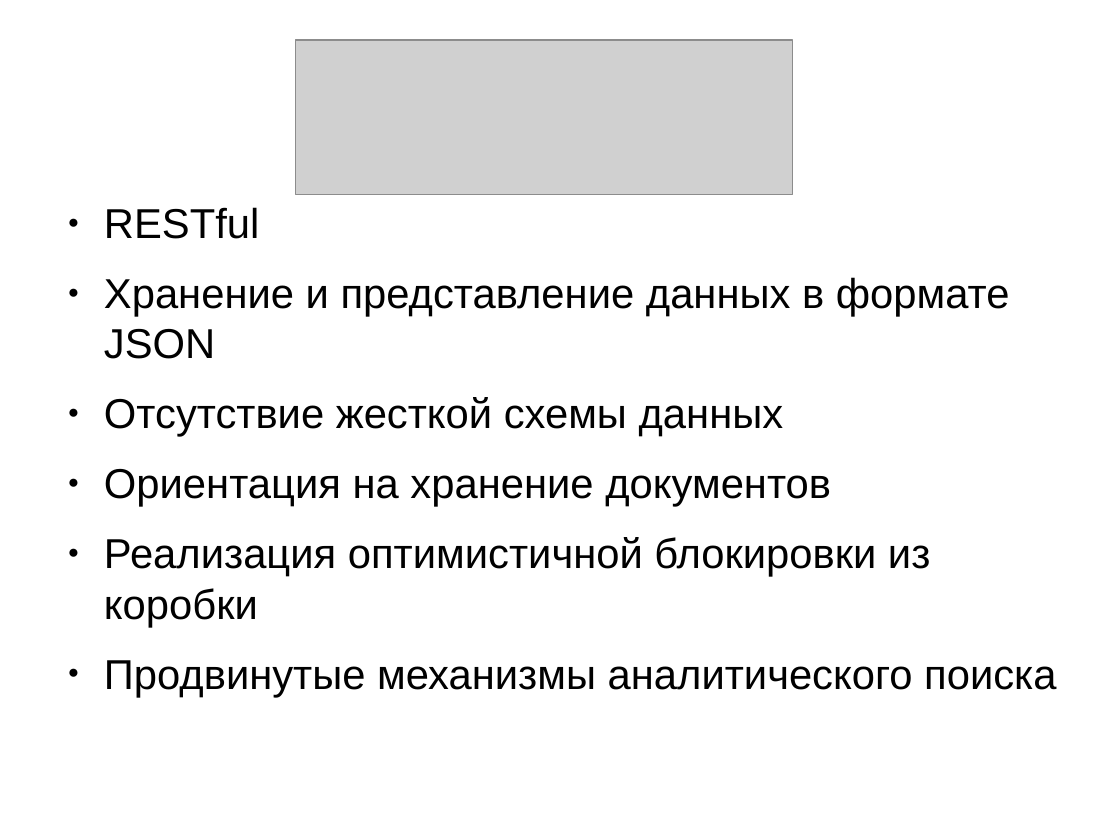
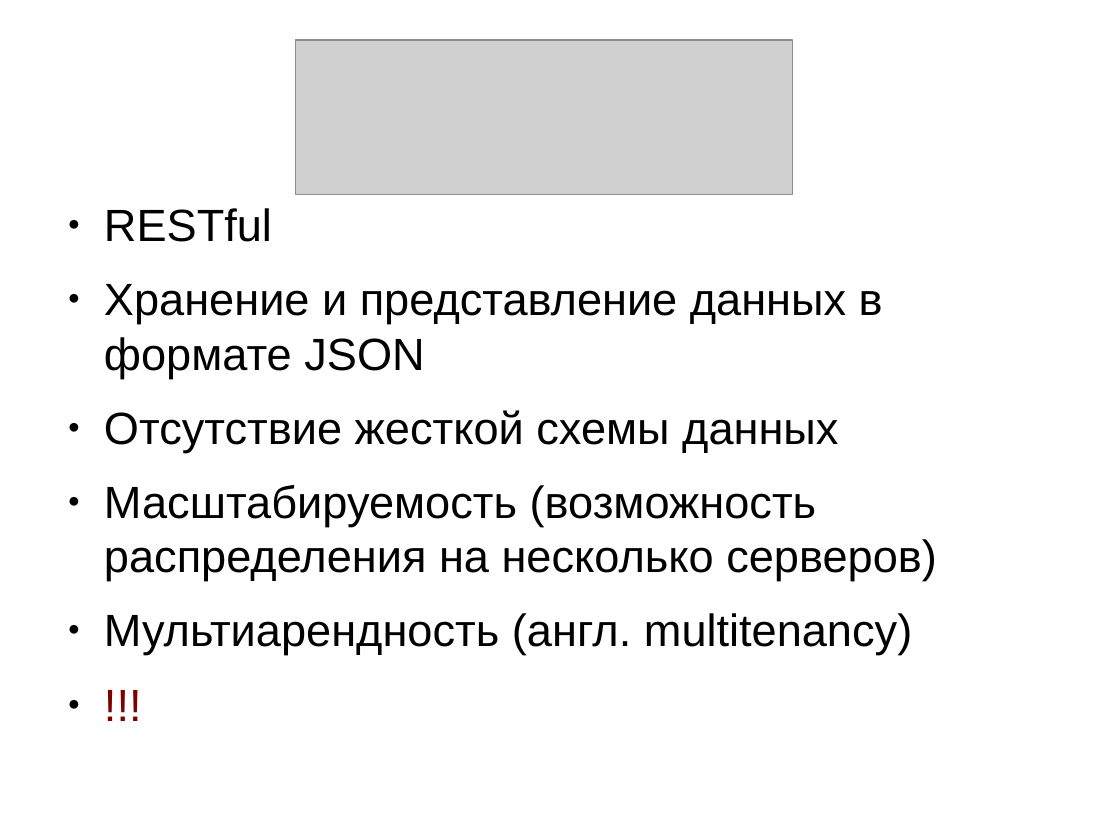
Before and after one commit to alexnec/seminarElastic, a slide deck: slide 3 of elasticsearchnet.odp. Drawn at 1120x840 pixels with LibreOffice and Linux fonts; fonts in the diff are those of the drawing; grey boxes stand for pictures. Boxes give left, top, right and bottom in pixels: in the first picture for what was removed or moved away, otherwise in the second. Text is boxed around its words. In the diff, an @@ line names an element or a change of style, - is before the commit and + after.

```diff
--- a/elasticsearchnet.odp
+++ b/elasticsearchnet.odp
@@ text at (104,208,883,452): size 29.6 to 32 pt in "RESTful", "Хранение и представление данных в формате JSON", "Отсутствие жесткой схемы данных" @@
@@ text at (104,485,937,655): text changed; size 29.6 to 32 pt @@
-● Ориентация на хранение документов
-● Реализация оптимистичной блокировки из коробки
-● Продвинутые механизмы аналитического поиска
+● Масштабируемость (возможность распределения на несколько серверов)
+● Мультиарендность (англ. multitenancy)
+● !!!
```
Also in this commit, not shown: 1 other file.
